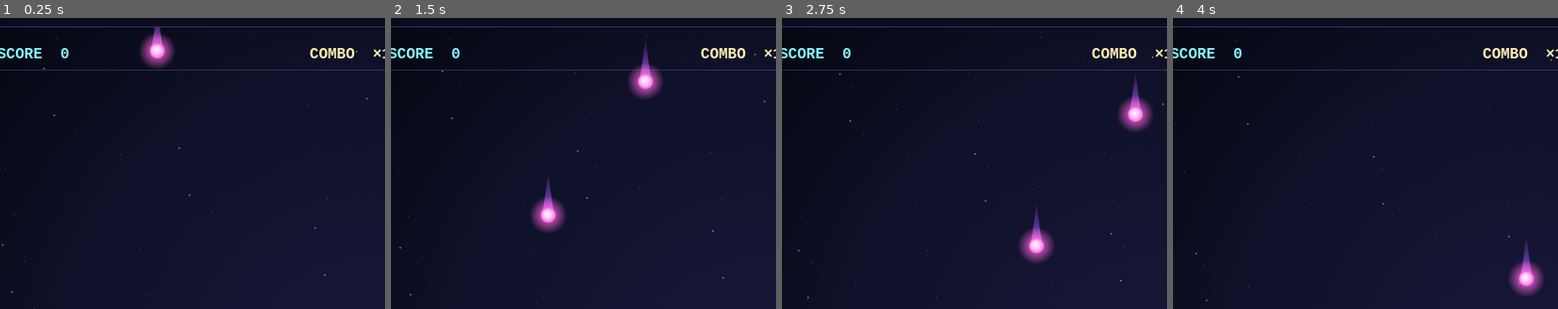
Above: before the commit, frames 1-4 (left to right).
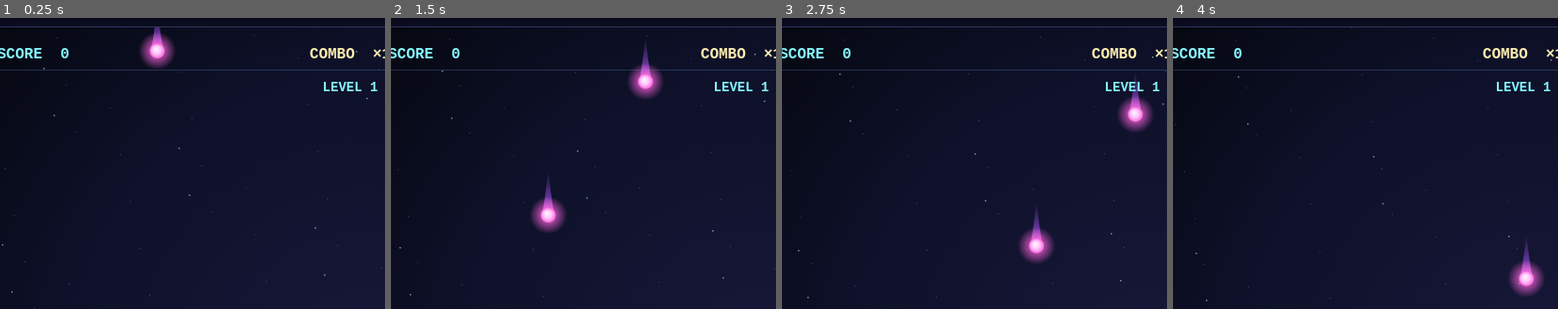
Above: after the commit, the same moments.

Repository: ajsai47/bot-arcade
Game: browser game, page index.html
Two runs of this game, one before a commit and one after it. Both use one fixed random seed, a clock stepped at 60 frames per second and the inputs below.
Inputs (mouse positions are % of the whole screen's width and height, from its top left):
- Up to frame 1 (0.25 s): no input
- Up to frame 2 (1.5 s): click (50, 12) at 0.27 s, where only the run after the commit has a clickable "LEVEL 1"; hold Right from 1.03 s (still down)
- Up to frame 3 (2.75 s): release Right at 1.53 s; hold Left 1.58-2.15 s; hold Right from 2.2 s (still down)
- Up to frame 4 (4 s): release Right at 2.87 s; hold Left 2.92-3.35 s; hold Right 3.4-3.9 s; hold Left from 3.95 s (still down)
The pictures show only the part of the screen within x 5-55%, y 0-50%; the shares and areas given below are measured in that part.

The runs differ from the first frame. In frame 1, 0.2% of the frame differs, in the area x 84-99%, y 21-26%; in frame 2, 0.2%; in frame 3, 0.2%; in frame 4, 0.2%.

Commit message:
Ramp Comet Catcher difficulty with levels
Co-Authored-By: AJ Green <aj@aicollective.com>

Diff:
--- a/src/game.js
+++ b/src/game.js
@@ -5,6 +5,14 @@
 
 const STARTING_LIVES = 3;
 const DEMO_RESTART_DELAY = 2;
+const LEVEL_DURATION = 15;
+const LEVEL_UP_DURATION = 1.6;
+const BASE_FALL_SPEED = 140;
+const FALL_SPEED_PER_LEVEL = 20;
+const MAX_FALL_SPEED = 280;
+const BASE_SPAWN_INTERVAL = 1;
+const SPAWN_INTERVAL_STEP = 0.08;
+const MIN_SPAWN_INTERVAL = 0.45;
 
 export function createState(width, height, { demo = false, seed = 1 } = {}) {
   return {
@@ -21,11 +29,14 @@
     particles: [],
     floatingScores: [],
     time: 0,
+    level: 1,
+    levelUpUntil: 0,
   };
 }
 
 function spawnComet(state) {
-  state.comets.push({ x: 10 + state.random() * (state.width - 20), y: -10, r: 8, vy: 140 });
+  const vy = Math.min(MAX_FALL_SPEED, BASE_FALL_SPEED + (state.level - 1) * FALL_SPEED_PER_LEVEL);
+  state.comets.push({ x: 10 + state.random() * (state.width - 20), y: -10, r: 8, vy });
 }
 
 function demoSteer(state) {
@@ -61,6 +72,11 @@
   }
 
   state.time += dt;
+  const level = Math.floor(state.time / LEVEL_DURATION) + 1;
+  if (level > state.level) {
+    state.level = level;
+    state.levelUpUntil = state.time + LEVEL_UP_DURATION;
+  }
   const controls = state.demo ? demoSteer(state) : input;
   const p = state.paddle;
   if (controls.left) p.x -= p.speed * dt;
@@ -70,7 +86,7 @@
   state.spawnTimer -= dt;
   if (state.spawnTimer <= 0) {
     spawnComet(state);
-    state.spawnTimer = 1;
+    state.spawnTimer = Math.max(MIN_SPAWN_INTERVAL, BASE_SPAWN_INTERVAL - (level - 1) * SPAWN_INTERVAL_STEP);
   }
 
   for (const c of state.comets) c.y += c.vy * dt;
--- a/src/render.js
+++ b/src/render.js
@@ -116,7 +116,32 @@
   ctx.fillText('LIVES  ' + state.lives, state.width - 24, 33);
   ctx.fillStyle = 'rgba(127, 169, 247, 0.24)';
   ctx.fillRect(24, 45, state.width - 48, 1);
+  ctx.textAlign = 'center';
+  ctx.font = '700 14px ' + hudFont;
+  ctx.fillStyle = '#86f6ff';
+  ctx.fillText('LEVEL ' + (state.level ?? 1), state.width / 2, 68);
   ctx.restore();
+
+  if (state.lives > 0 && state.time < state.levelUpUntil) {
+    const x = state.width / 2;
+    const y = state.height * 0.32;
+    ctx.save();
+    ctx.globalAlpha = Math.min(1, (state.levelUpUntil - state.time) / 0.45);
+    ctx.beginPath();
+    ctx.roundRect(x - 108, y - 29, 216, 58, 12);
+    ctx.fillStyle = 'rgba(6, 8, 18, 0.86)';
+    ctx.fill();
+    ctx.strokeStyle = '#316985';
+    ctx.stroke();
+    ctx.fillStyle = '#b3fcff';
+    ctx.shadowColor = '#1eeaff';
+    ctx.shadowBlur = 16;
+    ctx.textAlign = 'center';
+    ctx.textBaseline = 'middle';
+    ctx.font = '700 30px ' + hudFont;
+    ctx.fillText('LEVEL UP', x, y);
+    ctx.restore();
+  }
 
   if (state.lives === 0) {
     ctx.fillStyle = 'rgba(0, 0, 0, 0.75)';
